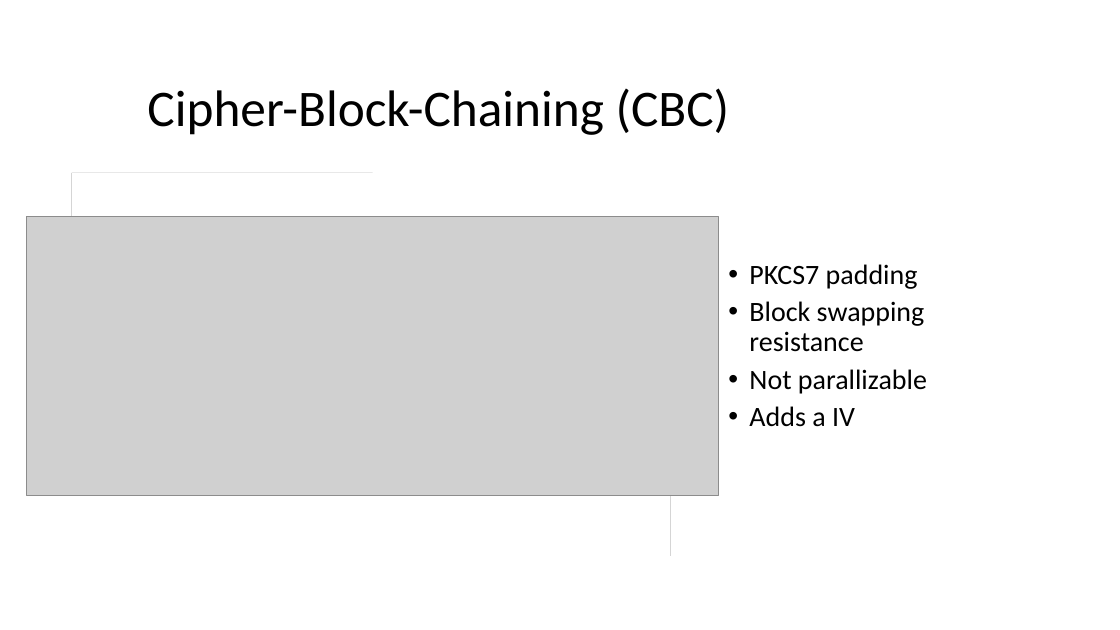
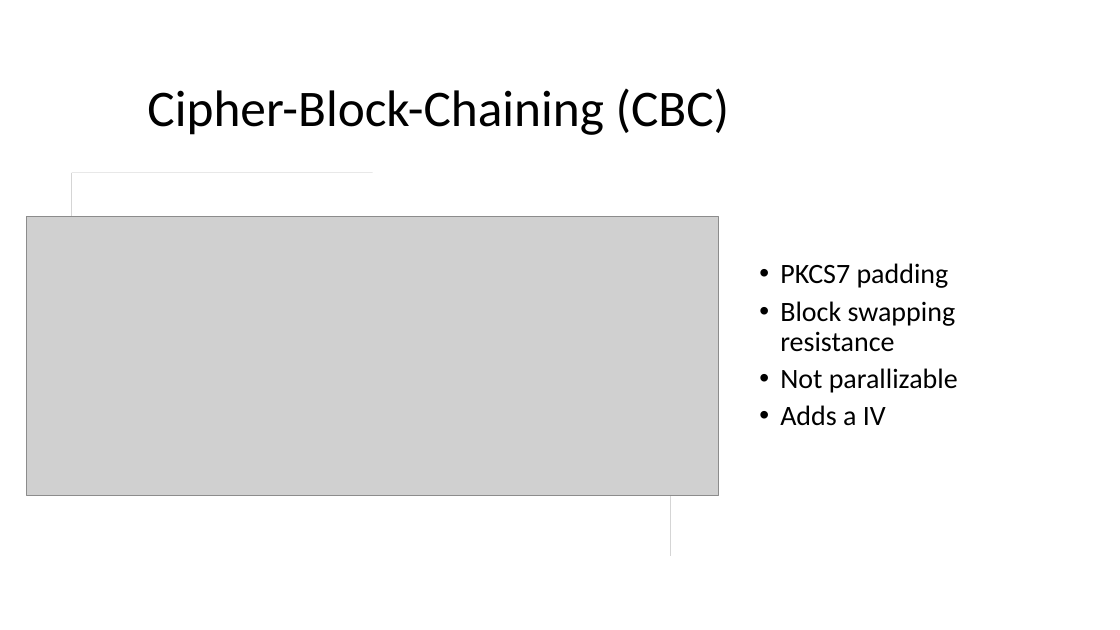
Before and after one commit to DoZ10/crypto, a slide deck: slide 27 of Breaking AES like a Bowsss !.pptx (slide 26 before the commit). Drawn at 1120x630 pixels with LibreOffice and Linux fonts; fonts in the diff are those of the drawing; grey boxes stand for pictures. Boxes give left, top, right and bottom in pixels: in the first picture for what was removed or moved away, otherwise in the second. Text is boxed around its words. In the diff, an @@ line names an element or a change of style, - is before the commit and + after.

```diff
--- a/Breaking AES like a Bowsss !.pptx
+++ b/Breaking AES like a Bowsss !.pptx
@@ text "PKCS7 padding": place and size @@
-text "PKCS7 padding" at [749, 264, 927, 427]
+text "PKCS7 padding" at [780, 263, 958, 426]
```
Also in this commit, not shown: 2 other slides changed, 2 slides added, 3 other files.
